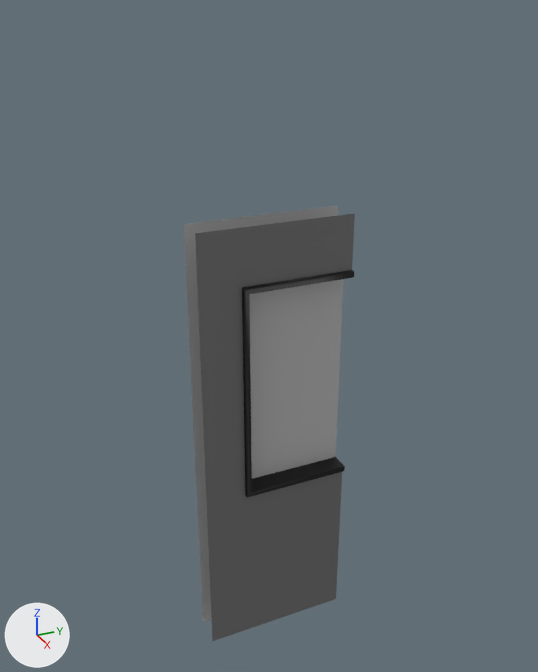
A saved change to the FBX model Assets/Models/Level/SM_Window_End.fbx.
Camera for both pictures: a 50 mm camera at (0.0375, -0.0125, 0.0418) aimed at (-0.0019, 0.0053, 0.0221). The lights are fixed; the arrows at lower left show +X, +Y and +Z. Where no turn or scale is listed for an object, it has been applied to the vertices. Vertices at the same position are counted once.

In view in the first picture: 'SM_Window_End'.
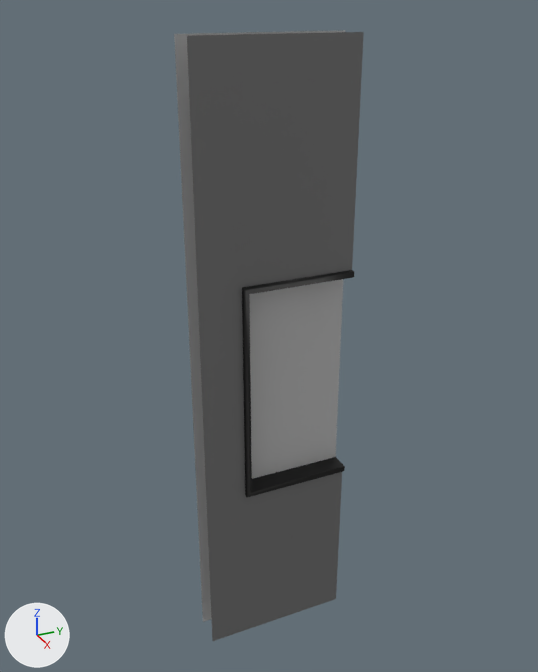
Where the change shows, as pixel boxes [x1, y1, x2, y2] in the pictures (538 x 672 px):
'SM_Window_End', reshaped (11% wider, 40% taller)
    before: [184, 206, 355, 641]
    after: [174, 30, 364, 641]

What the commit changed:
me_mesh has 36 vertices, 22 faces and spans x -0.0023..0.0003, y 0.0..0.01, z 0.0..0.03.
me_mesh is used by ob_sm_window_end; location (0.0, 0.0, 0.0).
Before the commit, vertices of me_mesh: 4 (0.0, 0.0, 0.03) at pixel (195, 233), 7 (-0.002, 0.0, 0.03) at pixel (183, 224), 12 (0.0, 0.01, 0.03) at pixel (354, 213), 15 (-0.002, 0.01, 0.03) at pixel (338, 205).
Part 1, on me_mesh:
Vertices 4, 7, 12, 15 of me_mesh move by (0.0, 0.0, 0.01).
